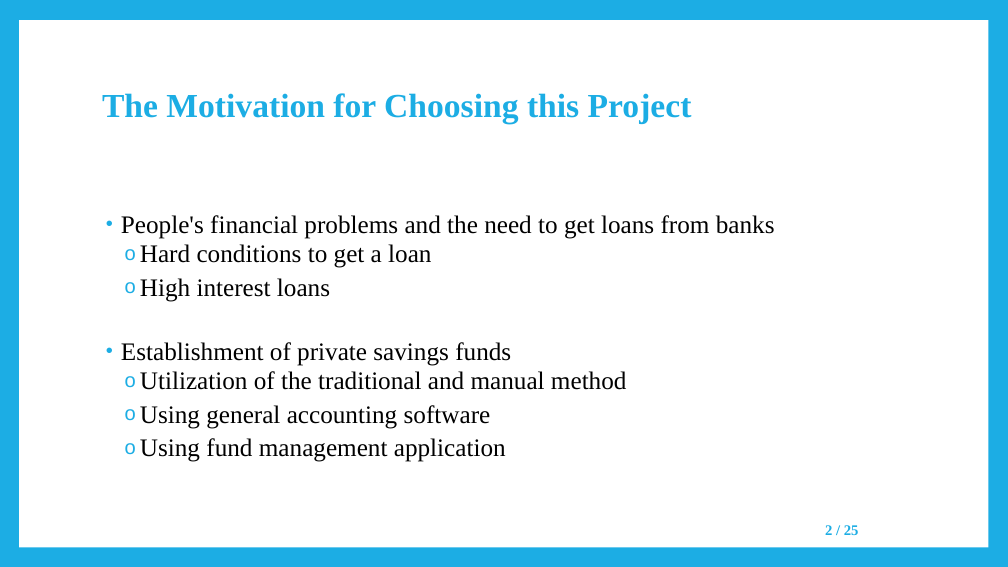
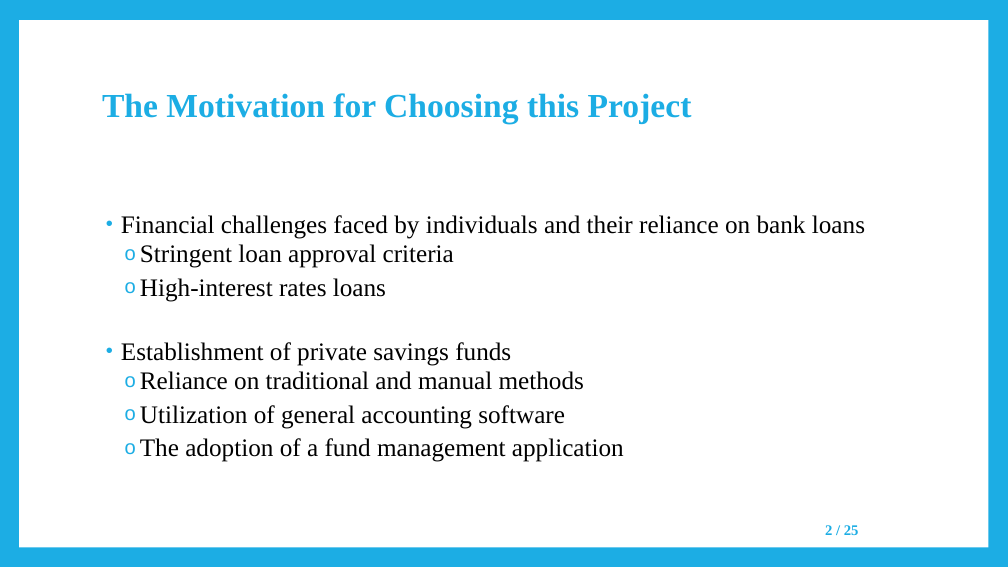
Before and after one commit to negarK2000/Presentation, a slide deck: slide 2 of SavingsFundsManagementSystems/SavingsFundsManagementSystems_Presentation.pptx. Drawn at 1008x567 pixels with LibreOffice and Linux fonts; fonts in the diff are those of the drawing. Boxes give left, top, right and bottom in pixels: in the first picture for what was removed or moved away, otherwise in the second. Text is boxed around its words. In the diff, an @@ line names an element or a change of style, - is before the commit and + after.

Commit message:
Corrected BSc project slides

```diff
--- a/SavingsFundsManagementSystems/SavingsFundsManagementSystems_Presentation.pptx
+++ b/SavingsFundsManagementSystems/SavingsFundsManagementSystems_Presentation.pptx
@@ text at (121, 215, 865, 302): text changed @@
-• People's financial problems and the need to get loans from banks
-  o Hard conditions to get a loan
-  o High interest loans
+• Financial challenges faced by individuals and their reliance on bank loans
+  o Stringent loan approval criteria
+  o High-interest rates loans
@@ text at (140, 371, 624, 462): text changed @@
-  o Utilization of the traditional and manual method
-  o Using general accounting software
-  o Using fund management application
+  o Reliance on traditional and manual methods
+  o Utilization of general accounting software
+  o The adoption of a fund management application
```
Also in this commit, not shown: 18 other slides changed, 11 other files.
